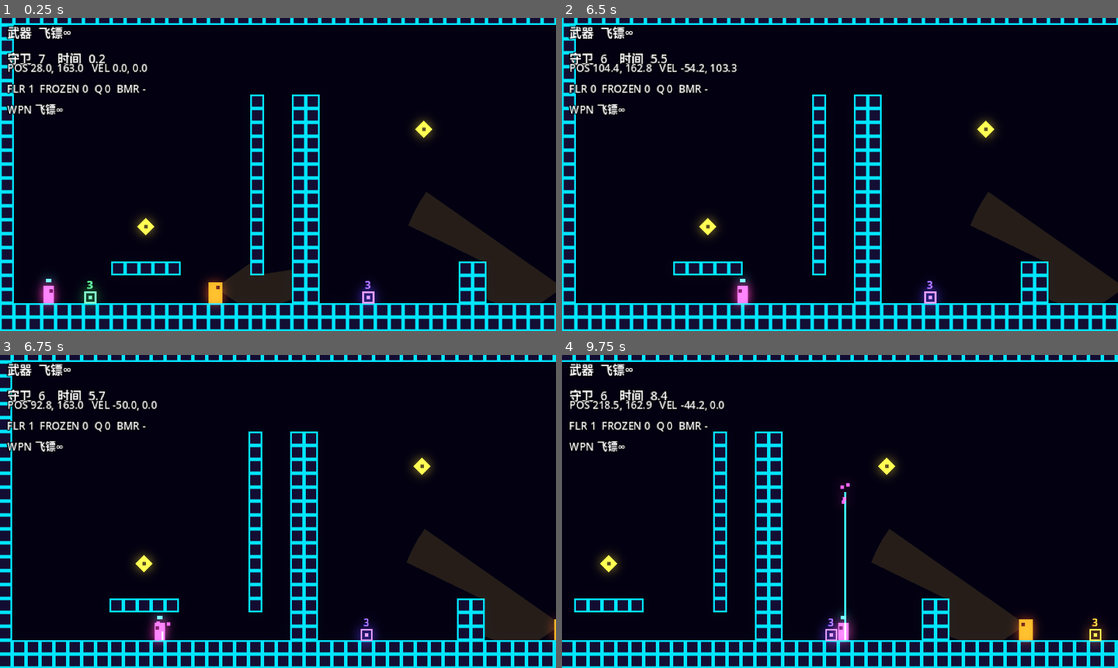
Above: before the commit, frames 1-4 (two rows, left to right).
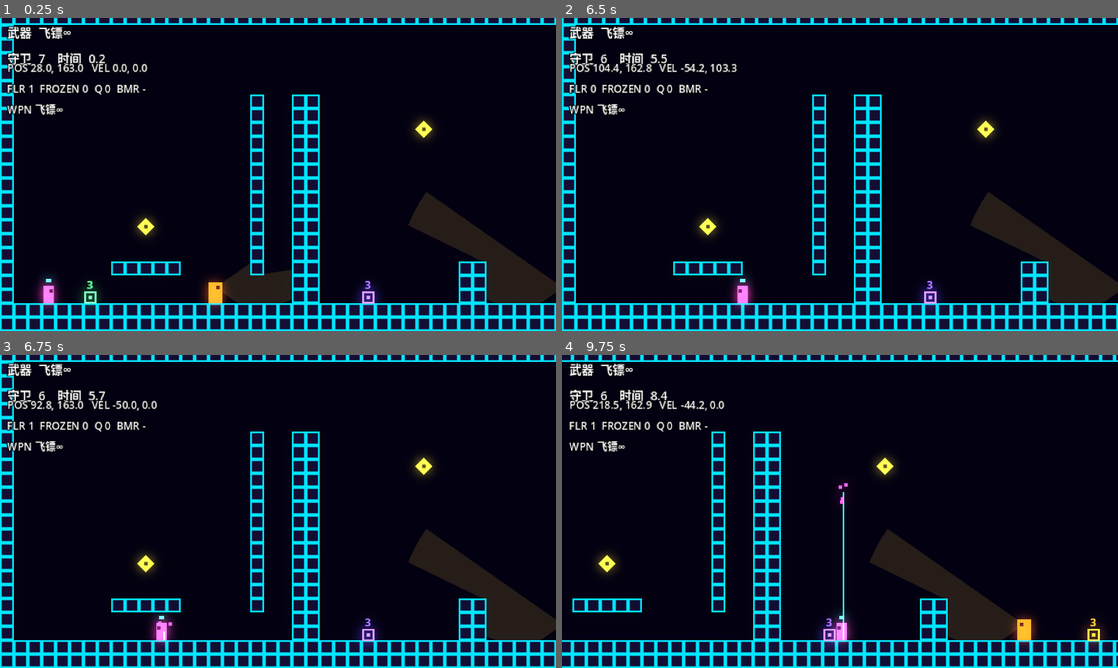
Above: after the commit, the same moments.

Repository: OneLazer/extreme-infiltration
Game: Godot game, scene res://levels/level_01.tscn
The game is run twice, just before and just after one commit, with the same random seed, the same clock (stepped at 60 frames per second) and the same inputs.
Inputs:
- Up to frame 1 (0.25 s): no input
- Up to frame 2 (6.5 s): hold D (move_right) 0.53-2.03 s; tap Down (aim_down) at 0.6, 3.6 s; tap Space (jump) at 0.77, 1.52, 3.02, 3.77, 4.52, 6.02 s; tap Left (aim_left) at 1.35, 4.35 s; hold A (move_left) 2.03-2.78 s; tap Right (aim_right) at 2.1, 5.1 s; hold D (move_right) 2.78-4.28 s; tap Up (aim_up) at 2.85, 5.85 s; hold A (move_left) 4.28-5.03 s; hold D (move_right) 5.03-5.78 s; hold A (move_left) from 5.78 s (still down)
- Up to frame 3 (6.75 s): keep holding A (move_left); tap Down (aim_down) at 6.6 s
- Up to frame 4 (9.75 s): tap Space (jump) at 6.77, 7.52, 9.02 s; release A (move_left) at 7.28 s; hold D (move_right) 7.28-9.53 s; tap Left (aim_left) at 7.35 s; tap Right (aim_right) at 8.1 s; tap Up (aim_up) at 8.85 s; hold A (move_left) from 9.53 s (still down); tap Down (aim_down) at 9.6 s

Frames 1-2 are identical in both runs. In frame 3, 6.1% of the frame differs, in the area x 0-100%, y 0-100%; in frame 4, 5.7%.

Commit message:
震屏改为参考「搞莫字」的正弦波写法
参考 game/board_view.gd：
  offset = (sin(clock*71), cos(clock*53)) * trauma^2 * 3
本作实现为：
  offset = (sin(clock*freq_x), cos(clock*freq_y)) * strength * k^2
去掉 20Hz 随机目标与 lerp，改为连续波形，起震有一下硬冲击。
freq_x / freq_y 导出可调，默认 71 / 53 与参考一致。

Diff:
--- a/scripts/screen_shake.gd
+++ b/scripts/screen_shake.gd
@@ -1,48 +1,37 @@
 class_name ScreenShake
 extends Camera2D
-## 屏幕震动。挂在 Camera2D 上，其他脚本调用 shake(强度, 时长)。
+## 屏幕震动，写法参考「搞莫字」的 board_view.gd：
+## 用两条不同频率的正/余弦波驱动 offset，幅度按剩余时间平方衰减（trauma² 手感）。
+## 连续、平滑，没有逐帧随机抖动。
 ## 强度单位是 320x180 画布像素（窗口放大 4 倍时 1px ≈ 4 屏幕像素）。
-## 随机目标按 update_hz 刷新，offset 用 lerp 追赶：比逐帧随机更柔和，幅度也会被压低。
-## 多次触发时取更强的一次，强度随剩余时间线性衰减。
 
-@export var update_hz := 20.0       ## 随机目标刷新频率（Hz）
-@export var smoothing := 8.0        ## 追赶速度：越大越接近设定强度，越小越柔和
+@export var freq_x := 71.0          ## 水平抖动角速度（弧度/秒），越大抖得越快
+@export var freq_y := 53.0          ## 垂直抖动角速度（弧度/秒）
 
+var _clock := 0.0                   ## 持续累加的时间，保证波形相位连续
 var _strength := 0.0
 var _time_left := 0.0
 var _duration := 0.1
-var _target := Vector2.ZERO
-var _update_left := 0.0
 
 
 func shake(strength: float, duration: float) -> void:
 	if strength <= 0.0 or duration <= 0.0:
 		return
-	# 更强的一次直接接管；较弱的不打断正在进行的震动
+	# 更强的一次接管；较弱的不打断正在进行的震动
 	if strength >= _strength or _time_left <= 0.0:
 		_strength = strength
 		_duration = maxf(duration, 0.01)
 		_time_left = _duration
-		_update_left = 0.0
-		_target = Vector2.ZERO
 
 
 func _process(delta: float) -> void:
+	_clock += delta
 	if _time_left <= 0.0:
 		return
 	_time_left -= delta
 	var k := clampf(_time_left / _duration, 0.0, 1.0)
-
-	# 只在 update_hz 的节拍上换随机目标
-	_update_left -= delta
-	while _update_left <= 0.0:
-		_update_left += 1.0 / maxf(update_hz, 1.0)
-		_target = Vector2(randf_range(-1.0, 1.0), randf_range(-1.0, 1.0)) * _strength * k
-
-	# 每帧向目标插值，产生平滑拖尾（也是幅度变小的来源）
-	offset = offset.lerp(_target, clampf(smoothing * delta, 0.0, 1.0))
-
+	var amp := _strength * k * k
+	offset = Vector2(sin(_clock * freq_x), cos(_clock * freq_y)) * amp
 	if _time_left <= 0.0:
 		_strength = 0.0
-		_target = Vector2.ZERO
 		offset = Vector2.ZERO
